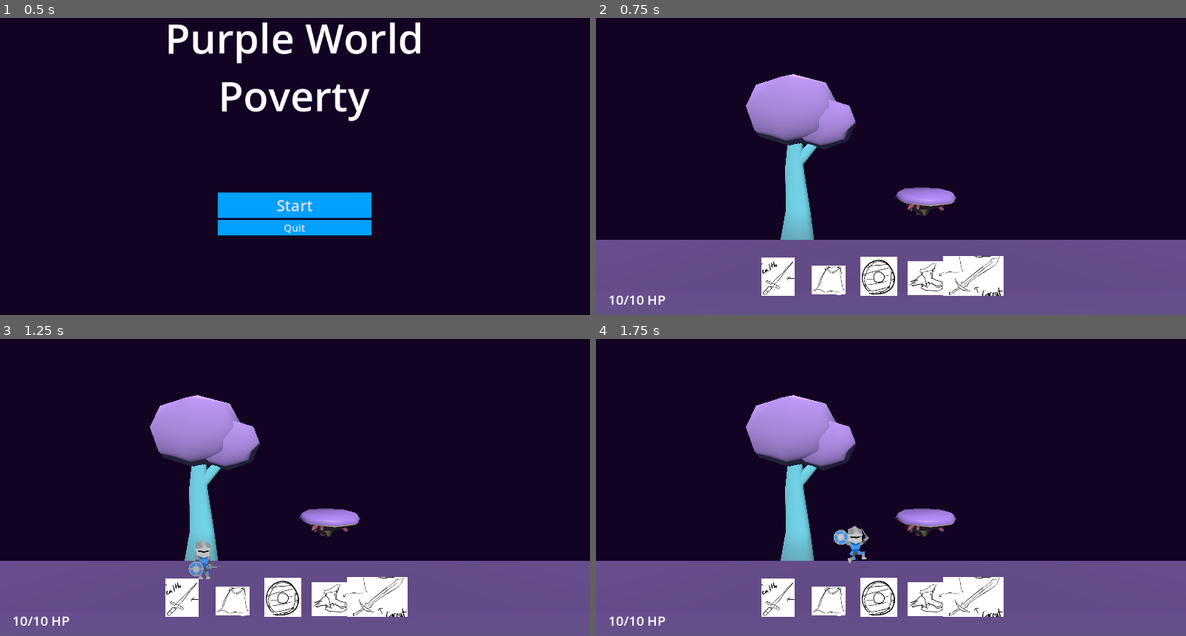
Above: before the commit, frames 1-4 (two rows, left to right).
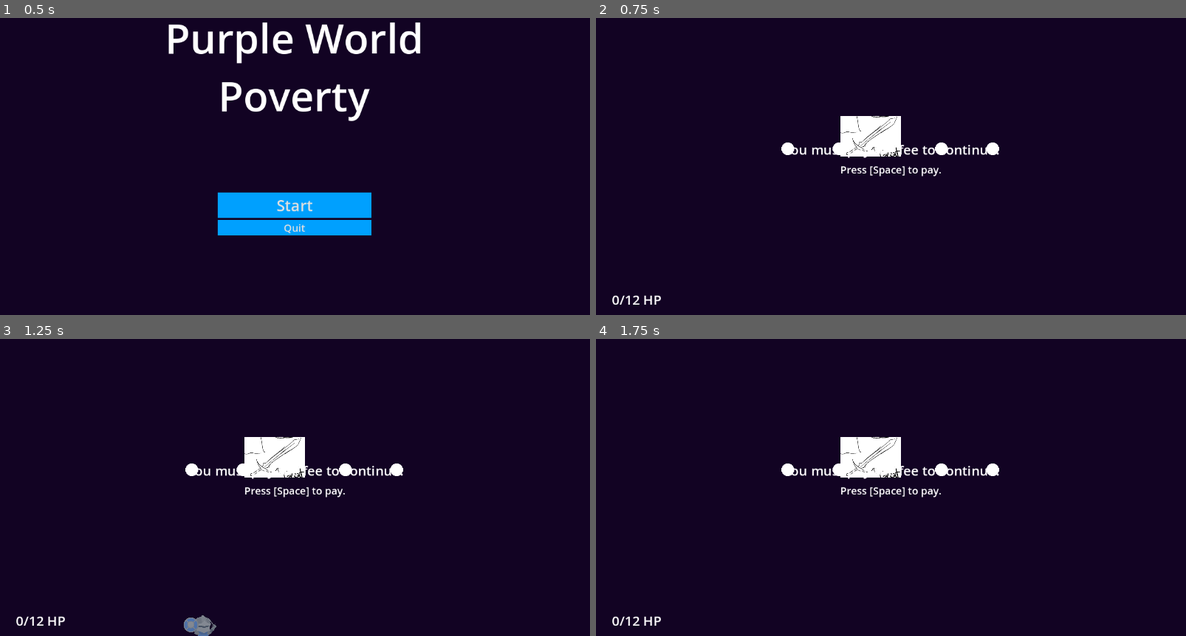
Above: after the commit, the same moments.

Repository: greatbrick0/SacrificeJam1
Game: Godot game, scene res://Scenes/main_menu.tscn
Same seed, same stepped clock (60 frames per second), same inputs: the game is played once before the commit and once after it.
Inputs:
- Up to frame 1 (0.5 s): no input
- Up to frame 2 (0.75 s): click "Start" at 0.5 s
- Up to frame 3 (1.25 s): no input
- Up to frame 4 (1.75 s): tap Space (Jump) at 1.25 s; hold D (MoveRight) from 1.28 s (still down); hold Space (Jump) from 1.28 s (still down)

Frame 1 is identical in both runs. In frame 2, 33% of the frame differs, in the area x 0-100%, y 18-100%; in frame 3, 33%; in frame 4, 33%.
Error after the commit: Invalid assignment of property or key 'text' with value of type 'String' on a base object of type 'null instance'. (res://Scripts/main_level.gd:47)

Commit message:
Auto stash before merge of "main" and "origin/main"

Diff:
--- a/Scenes/Rest Sections/rest_area_1.tscn
+++ b/Scenes/Rest Sections/rest_area_1.tscn
@@ -1,8 +1,9 @@
-[gd_scene load_steps=7 format=3 uid="uid://dei8s2ib5kt7m"]
+[gd_scene load_steps=10 format=3 uid="uid://dei8s2ib5kt7m"]
 
 [ext_resource type="PackedScene" uid="uid://eep5xdbde5p4" path="res://Art/Models/Tree.glb" id="1_5w3g0"]
 [ext_resource type="Material" uid="uid://idfondkli3u7" path="res://Art/Purple.tres" id="1_b3n7s"]
 [ext_resource type="PackedScene" uid="uid://cn5qqi6pw675g" path="res://Art/Models/PlatformA.glb" id="1_xvgpj"]
+[ext_resource type="Theme" uid="uid://bv8rbbpyb8qig" path="res://Art/BaseTheme.tres" id="5_05qar"]
 
 [sub_resource type="BoxMesh" id="BoxMesh_02o2l"]
 
@@ -44,3 +45,144 @@
 
 [node name="Tree" parent="." instance=ExtResource("1_5w3g0")]
 transform = Transform3D(1.29557, -0.0265001, -0.0484784, 0.0287127, 1.59591, 0.0407783, 0.103305, -0.111227, 0.596646, -6.66692, -1.85343, -6.552)
+
+[node name="DialoguePoint" type="Area3D" parent="."]
+transform = Transform3D(1, 0, 0, 0, 1, 0, 0, 0, 1, -2, 10, 0)
+collision_layer = 0
+collision_mask = 2
+
+[node name="CollisionShape3D" type="CollisionShape3D" parent="DialoguePoint"]
+shape = SubResource("BoxShape3D_1h6gl")
+
+[node name="Timer" type="Timer" parent="."]
+one_shot = true
+
+[node name="Dialogue" type="Control" parent="."]
+layout_mode = 3
+anchors_preset = 15
+anchor_right = 1.0
+anchor_bottom = 1.0
+grow_horizontal = 2
+grow_vertical = 2
+
+[node name="YouPanel" type="Panel" parent="Dialogue"]
+unique_name_in_owner = true
+layout_mode = 1
+anchors_preset = 4
+anchor_top = 0.5
+anchor_bottom = 0.5
+offset_left = 100.0
+offset_top = -174.0
+offset_right = 700.0
+offset_bottom = -14.0
+grow_vertical = 2
+
+[node name="Label" type="Label" parent="Dialogue/YouPanel"]
+layout_mode = 0
+offset_right = 120.0
+offset_bottom = 39.0
+theme_override_font_sizes/font_size = 26
+text = "You"
+horizontal_alignment = 1
+
+[node name="Label2" type="RichTextLabel" parent="Dialogue/YouPanel"]
+layout_mode = 1
+anchors_preset = 12
+anchor_top = 1.0
+anchor_right = 1.0
+anchor_bottom = 1.0
+offset_left = 30.0
+offset_top = -100.0
+offset_right = -30.0
+offset_bottom = -20.0
+grow_horizontal = 2
+grow_vertical = 0
+text = "Hi"
+
+[node name="StrangerPanel" type="Panel" parent="Dialogue"]
+unique_name_in_owner = true
+layout_mode = 1
+anchors_preset = 4
+anchor_top = 0.5
+anchor_bottom = 0.5
+offset_left = 452.0
+offset_top = -139.0
+offset_right = 1052.0
+offset_bottom = 21.0
+grow_vertical = 2
+
+[node name="Label" type="Label" parent="Dialogue/StrangerPanel"]
+layout_mode = 1
+anchors_preset = 1
+anchor_left = 1.0
+anchor_right = 1.0
+offset_left = -120.0
+offset_bottom = 39.0
+grow_horizontal = 0
+theme_override_font_sizes/font_size = 26
+text = "Stranger"
+horizontal_alignment = 1
+
+[node name="Label2" type="RichTextLabel" parent="Dialogue/StrangerPanel"]
+layout_mode = 1
+anchors_preset = 12
+anchor_top = 1.0
+anchor_right = 1.0
+anchor_bottom = 1.0
+offset_left = 30.0
+offset_top = -100.0
+offset_right = -30.0
+offset_bottom = -20.0
+grow_horizontal = 2
+grow_vertical = 0
+bbcode_enabled = true
+text = "Hi"
+
+[node name="Choices" type="Control" parent="Dialogue"]
+layout_mode = 1
+anchors_preset = 15
+anchor_right = 1.0
+anchor_bottom = 1.0
+grow_horizontal = 2
+grow_vertical = 2
+
+[node name="LeftButton" type="Button" parent="Dialogue/Choices"]
+layout_mode = 1
+anchors_preset = 8
+anchor_left = 0.5
+anchor_top = 0.5
+anchor_right = 0.5
+anchor_bottom = 0.5
+offset_left = -240.0
+offset_top = -40.0
+offset_right = -60.0
+offset_bottom = 40.0
+grow_horizontal = 2
+grow_vertical = 2
+theme = ExtResource("5_05qar")
+text = "Give Dagger
+[A]"
+
+[node name="RightButton" type="Button" parent="Dialogue/Choices"]
+layout_mode = 1
+anchors_preset = 8
+anchor_left = 0.5
+anchor_top = 0.5
+anchor_right = 0.5
+anchor_bottom = 0.5
+offset_left = 60.0
+offset_top = -40.0
+offset_right = 240.0
+offset_bottom = 40.0
+grow_horizontal = 2
+grow_vertical = 2
+theme = ExtResource("5_05qar")
+text = "Leave
+[D]"
+
+[node name="AnimationPlayer" type="AnimationPlayer" parent="."]
+
+[connection signal="area_entered" from="DialoguePoint" to="." method="_on_dialogue_point_area_entered"]
+[connection signal="timeout" from="Timer" to="." method="_on_timer_timeout"]
+[connection signal="pressed" from="Dialogue/Choices/LeftButton" to="." method="_on_left_button_pressed"]
+[connection signal="pressed" from="Dialogue/Choices/RightButton" to="." method="_on_right_button_pressed"]
--- a/Scripts/rest_area.gd
+++ b/Scripts/rest_area.gd
@@ -4,9 +4,17 @@
 @export var dialogue: Array[String] = [""]
 @export var speaking: Array[String] = ["P"]
 
+@export var animsL: Array[String] = [""]
+@export var dialogueL: Array[String] = [""]
+@export var speakingL: Array[String] = ["P"]
+@export var animsR: Array[String] = [""]
+@export var dialogueR: Array[String] = [""]
+@export var speakingR: Array[String] = ["P"]
+
 var tracker: int = 0
 var active: bool = false
 var canContinue: bool = false
+var choicesVisible: bool = false
 
 func _ready():
 	Speak()
@@ -15,13 +23,16 @@
 func _process(delta):
 	if(active):
 		if(Input.is_action_just_pressed("Jump") and canContinue):
-			tracker += 1
-			if(tracker >= len(dialogue)):
-				End()
-			else:
-				canContinue = false
-				$Timer.start()
-				Speak()
+			Progress()
+
+func Progress():
+	tracker += 1
+	if(tracker >= len(dialogue)):
+		End()
+	else:
+		canContinue = false
+		$Timer.start()
+		Speak()
 
 func _on_dialogue_point_area_entered(area):
 	$DialoguePoint/CollisionShape3D.set_deferred("disabled", true)
@@ -39,6 +50,8 @@
 
 	%YouPanel.get_child(1).text = dialogue[tracker]
 	%StrangerPanel.get_child(1).text = dialogue[tracker]
+
+	choicesVisible = false
 	if(dialogue[tracker] == ""):
 		ShowChoice()
 
@@ -53,8 +66,21 @@
 		%StrangerPanel.visible = false
 
 func ShowChoice():
-	pass
+	$Dialogue/Choices.visible = true
+	choicesVisible = true
 
 func End():
 	$Dialogue.visible = false
 	get_tree().get_first_node_in_group("Player").inCutscene = false
+
+func _on_left_button_pressed():
+	anims.append_array(animsL)
+	dialogue.append_array(dialogueL)
+	speaking.append_array(speakingL)
+	Progress()
+
+func _on_right_button_pressed():
+	anims.append_array(animsR)
+	dialogue.append_array(dialogueR)
+	speaking.append_array(speakingR)
+	Progress()
